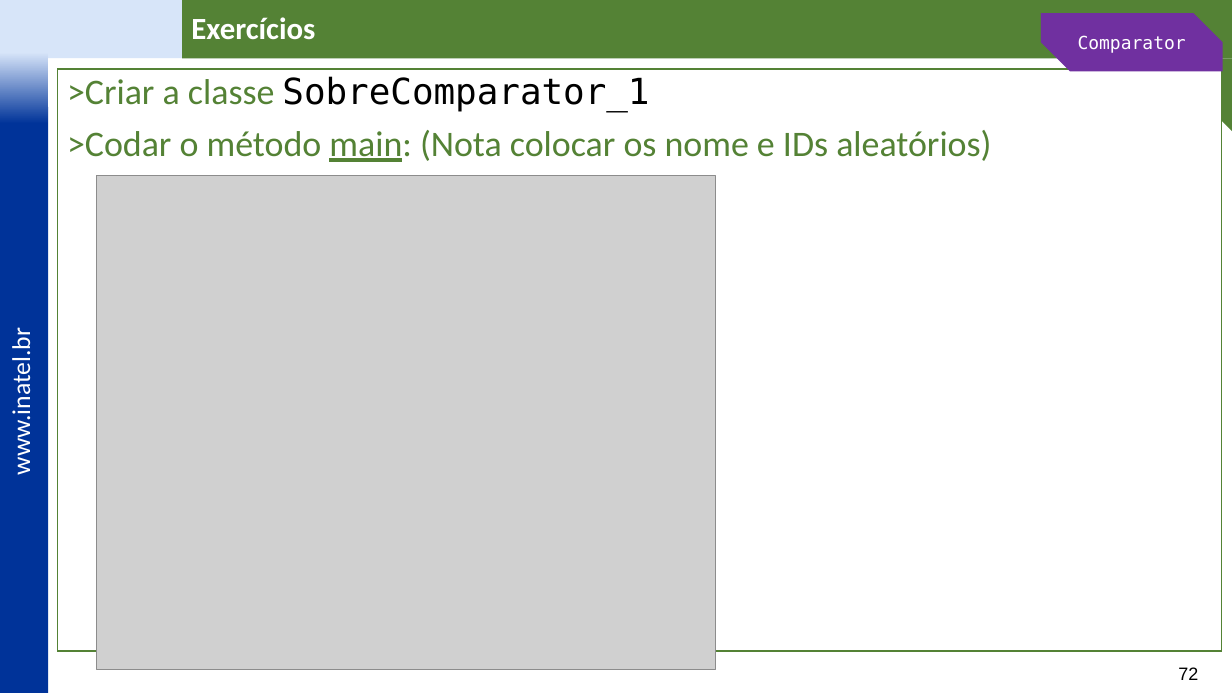
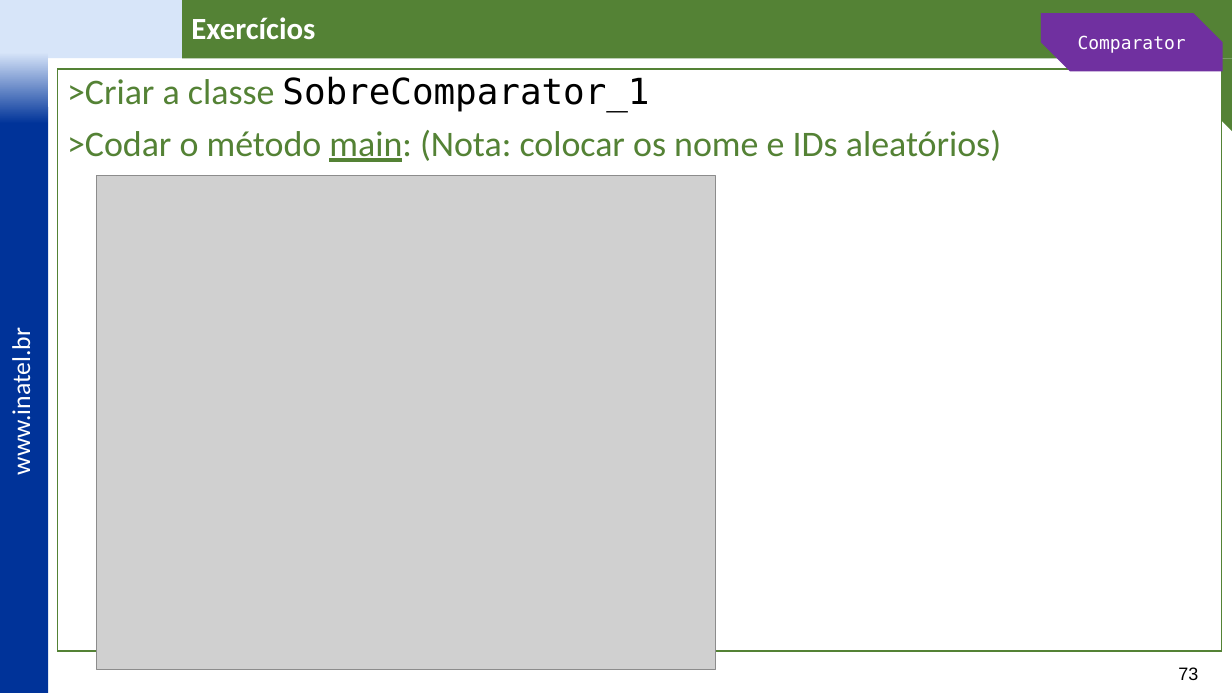
Before and after one commit to vitor-figueiredo/Lab_JavaCollections, a slide deck: slide 73 of _docs/IDP Labs - Java Collections - v3.pptx (slide 72 before the commit). Drawn at 1232x693 pixels with LibreOffice and Linux fonts; fonts in the diff are those of the drawing; grey boxes stand for pictures; background and template pictures are left out. Boxes give left, top, right and bottom in pixels: in the first picture for what was removed or moved away, otherwise in the second. Text is boxed around its words. In the diff, an @@ line names an element or a change of style, - is before the commit and + after.

```diff
--- a/_docs/IDP Labs - Java Collections - v3.pptx
+++ b/_docs/IDP Labs - Java Collections - v3.pptx
@@ text in rectangle at box(67, 130, 1001, 162): text changed @@
->Codar o método main: (Nota colocar os nome e IDs aleatórios)
+>Codar o método main: (Nota: colocar os nome e IDs aleatórios)
@@ page number at box(1178, 667, 1198, 680): text changed @@
-72
+73
```
Also in this commit, not shown: 6 other slides changed, 1 slide added, 17 other files.
